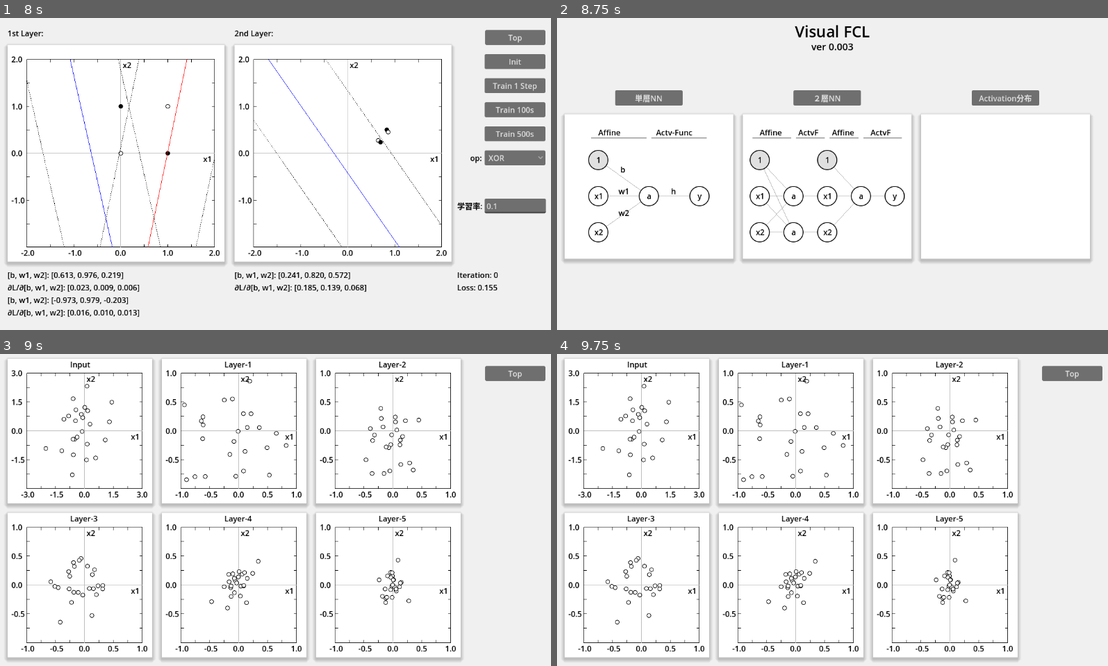
Above: before the commit, frames 1-4 (two rows, left to right).
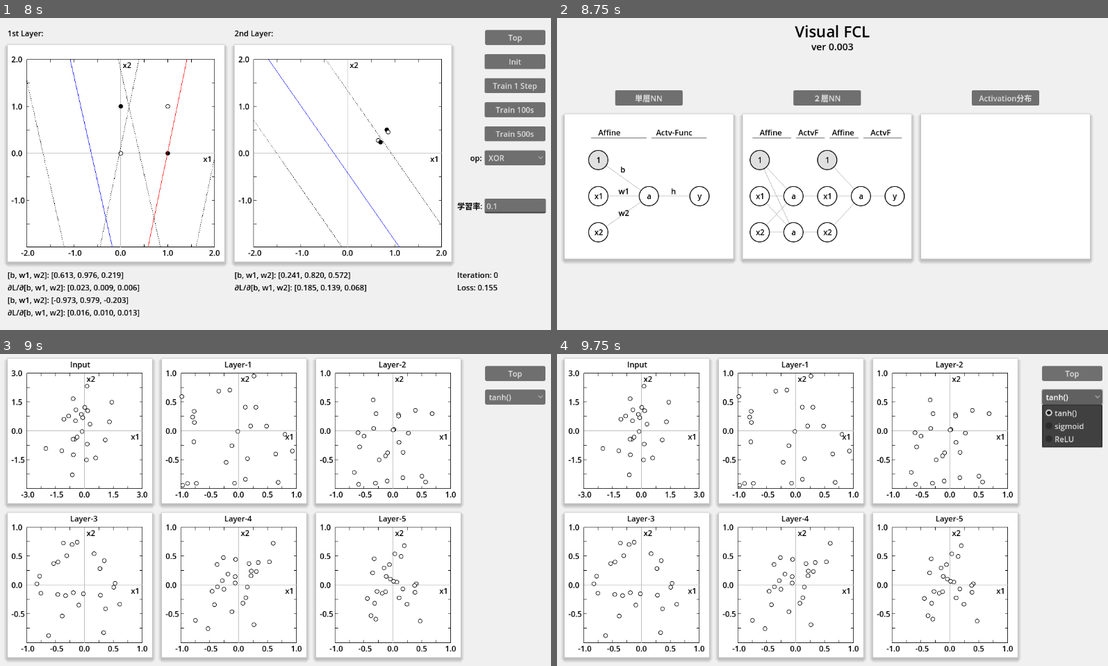
Above: after the commit, the same moments.

Repository: vivisuke/VisualFCL
Game: Godot game, scene res://top_scene.tscn
Two runs of this game, one before a commit and one after it. Both use one fixed random seed, a clock stepped at 60 frames per second and the inputs below.
Inputs (mouse positions are in pixels of both pictures, inside the frame that each line leads up to):
- Up to frame 1 (8 s): click "単層NN" at 0.5 s; click "Init" at 1.25 s; click "Train 1 Step" at 2 s; click "Train 100s" at 2.75 s; click "Train 500s" at 3.5 s; click "AND" at 4.25 s; click "Mini Batch" at 5 s; click "OR" at 5.75 s; click "Top" at 6.5 s; click "２層NN" at 7.25 s
- Up to frame 2 (8.75 s): click "Top" at 8 s
- Up to frame 3 (9 s): click "Activation分布" at 8.75 s
- Up to frame 4 (9.75 s): click (1074, 397) at 9.5 s, where only the run after the commit has a clickable "tanh()"

Frames 1-2 are identical in both runs. In frame 3, 2.3% of the frame differs, in the area x 6-99%, y 6-92%; in frame 4, 3.8%, in the area x 6-100%, y 6-92%.

Commit message:
0069 ◎ C 06/22 06/24 0.003│ToDo│活性化関数選択可に（sigmoid, tanh, ReLU ?）

Diff:
--- a/VisualFCL/activate_distri_scene.tscn
+++ b/VisualFCL/activate_distri_scene.tscn
@@ -60,4 +60,19 @@
 offset_bottom = 630.0
 script = ExtResource("2_dpgsd")
 
+[node name="ActvFuncButton" type="OptionButton" parent="."]
+offset_left = 1011.0
+offset_top = 74.0
+offset_right = 1136.0
+offset_bottom = 105.0
+item_count = 3
+selected = 0
+popup/item_0/text = "tanh()"
+popup/item_0/id = 0
+popup/item_1/text = "sigmoid"
+popup/item_1/id = 1
+popup/item_2/text = "ReLU"
+popup/item_2/id = 2
+
 [connection signal="pressed" from="TopButton" to="." method="_on_top_button_pressed"]
+[connection signal="item_selected" from="ActvFuncButton" to="." method="_on_actv_func_button_item_selected"]
--- a/VisualFCL/scripts/activate_distri_scene.gd
+++ b/VisualFCL/scripts/activate_distri_scene.gd
@@ -1,7 +1,7 @@
 extends Node2D
 
 enum {		# 活性化関数種別
-	AF_SIGMOID = 0, AF_TANH, AF_RELU,
+	AF_TANH = 0, AF_SIGMOID, AF_RELU,
 }
 const N_INPUT = 50				# 入力データ数
 const N_NODE = 50				# 中間、出力ノード数
@@ -37,12 +37,14 @@
 					vec_weight[k+1] *= cos(th)
 				vec_weight[i+2] = sin(th)
 	func sigmoid(x): return 1.0/(1.0 + exp(-x))
+	func ReLU(x): return x if x >= 0.0 else 0.0
 	func forward(inp: Array):
 		a = vec_weight[0]
 		for i in range(n_input):
 			a += vec_weight[i+1] * inp[i]
-		#y = sigmoid(a)
-		y = tanh(a)
+		if actv_func == AF_TANH: y = tanh(a)
+		elif actv_func == AF_SIGMOID: y = sigmoid(a)
+		elif actv_func == AF_RELU: y = ReLU(a)
 		#print("a = ", a, ", y = ", y)
 	func backward(inp: Array, grad: float):
 		upgrad = []		# 上流勾配
@@ -66,6 +68,9 @@
 		neuron_lst.resize(n_out)
 		for i in range(n_out):
 			neuron_lst[i] = Neuron.new(n_in, af, deviation)
+	func set_af(af):
+		for i in range(n_output):
+			neuron_lst[i].actv_func = af
 	func forward(inp: Array):
 		vec_output.resize(n_output)
 		for i in range(n_output):
@@ -105,7 +110,7 @@
 	#$GraphRect_6.to_plot_boolean = false
 	vec_layer.resize(N_LAYER)
 	for i in range(N_LAYER):
-		vec_layer[i] = FCLayer.new(N_INPUT, N_NODE, AF_TANH, 0.1)
+		vec_layer[i] = FCLayer.new(N_INPUT, N_NODE, AF_TANH, 0.1414)
 	#first_layer = FCLayer.new(N_INPUT, N_NODE, AF_TANH, 0.1)
 	#for i in range(N_NODE):
 	#	first_layer.push_back(FCN1Unit.new(N_INPUT, 0.1))
@@ -149,3 +154,10 @@
 func _on_top_button_pressed():
 	get_tree().change_scene_to_file("res://top_scene.tscn")
 	pass # Replace with function body.
+
+
+func _on_actv_func_button_item_selected(index):
+	for k in range(N_LAYER):
+		vec_layer[k].set_af(index)
+	forward()
+	pass # Replace with function body.
Not shown, changed: VisualFCL.spr
